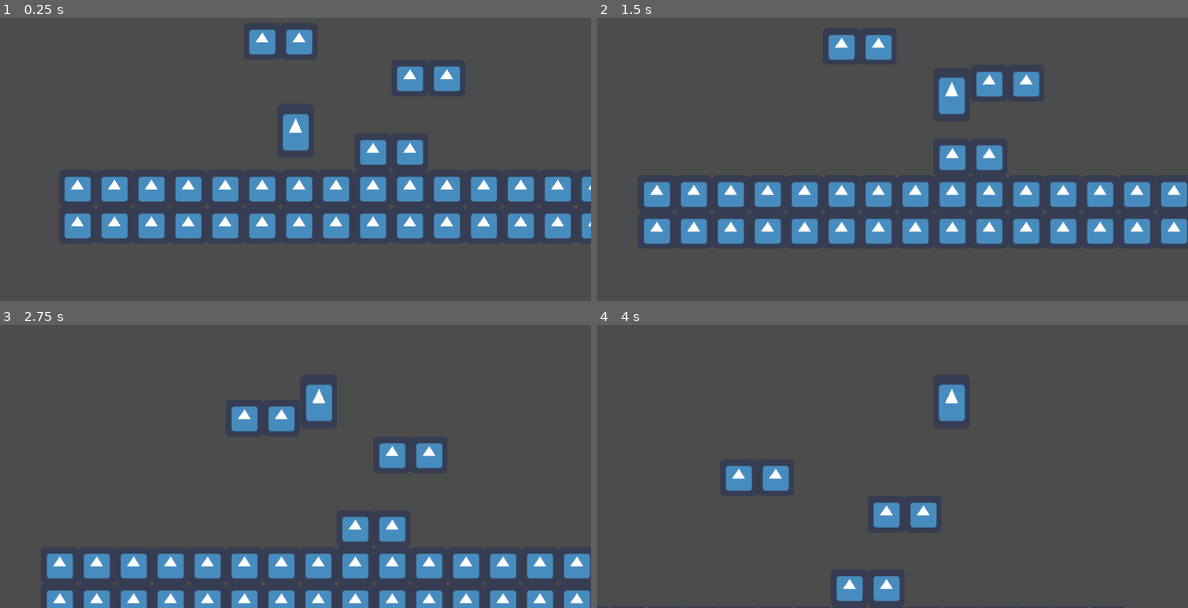
Above: before the commit, frames 1-4 (two rows, left to right).
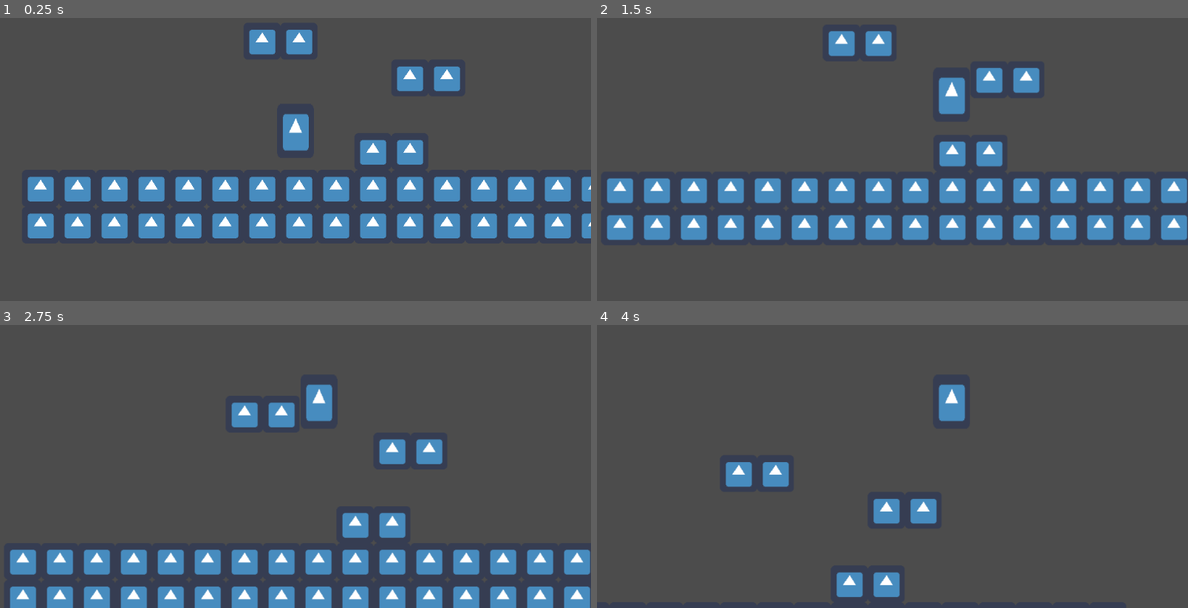
Above: after the commit, the same moments.

Repository: GorinichSerpant/RootCause
Game: Godot game, scene res://World/World.tscn
Same seed, same stepped clock (60 frames per second), same inputs: the game is played once before the commit and once after it. The engine's default icon, where the game draws it, is replaced by a stand-in: a white triangle on a blue panel in a dark square.
Inputs:
- Up to frame 1 (0.25 s): no input
- Up to frame 2 (1.5 s): hold Right (move_right) from 0.53 s (still down); tap W (jump) at 0.77 s
- Up to frame 3 (2.75 s): tap W (jump) at 1.52 s; release Right (move_right) at 2.03 s; hold Left (move_left) from 2.03 s (still down)
- Up to frame 4 (4 s): release Left (move_left) at 2.78 s; hold Right (move_right) from 2.78 s (still down); tap W (jump) at 3.02, 3.77 s

The runs differ from the first frame. In frame 1, 0.8% of the frame differs, in the area x 4-10%, y 55-78%; in frame 2, 7.9%, in the area x 1-100%, y 4-80%; in frame 3, 7.0%; in frame 4, 1.2%.

Commit message:
got rid of floor object

Diff:
--- a/World/World.tscn
+++ b/World/World.tscn
@@ -28,32 +28,36 @@
 "shape_transform": Transform2D( 1, 0, 0, 1, 0, 0 )
 } ]
 0/z_index = 0
-
-[sub_resource type="RectangleShape2D" id=1]
-extents = Vector2( 549, 50.5 )
+1/name = "icon.png 1"
+1/texture = ExtResource( 2 )
+1/tex_offset = Vector2( 0, 0 )
+1/modulate = Color( 1, 1, 1, 1 )
+1/region = Rect2( 64, 32, 96, 96 )
+1/tile_mode = 1
+1/autotile/bitmask_mode = 0
+1/autotile/bitmask_flags = [ Vector2( 0, 0 ), 256, Vector2( 1, 0 ), 320 ]
+1/autotile/icon_coordinate = Vector2( 0, 0 )
+1/autotile/tile_size = Vector2( 32, 32 )
+1/autotile/spacing = 0
+1/autotile/occluder_map = [  ]
+1/autotile/navpoly_map = [  ]
+1/autotile/priority_map = [  ]
+1/autotile/z_index_map = [  ]
+1/occluder_offset = Vector2( 0, 0 )
+1/navigation_offset = Vector2( 0, 0 )
+1/shape_offset = Vector2( 0, 0 )
+1/shape_transform = Transform2D( 1, 0, 0, 1, 0, 0 )
+1/shape_one_way = false
+1/shape_one_way_margin = 0.0
+1/shapes = [  ]
+1/z_index = 0
 
 [node name="World" type="Node2D"]
 
 [node name="Enivroment" type="TileMap" parent="."]
 tile_set = SubResource( 3 )
 format = 1
-tile_data = PoolIntArray( 262149, 0, 0, 262150, 0, 0, 327689, 0, 0, 327690, 0, 0, 458760, 0, 0, 458761, 0, 0, 524288, 0, 0, 524289, 0, 0, 524290, 0, 0, 524291, 0, 0, 524292, 0, 0, 524293, 0, 0, 524294, 0, 0, 524295, 0, 0, 524296, 0, 0, 524297, 0, 0, 524298, 0, 0, 524299, 0, 0, 524300, 0, 0, 524301, 0, 0, 524302, 0, 0, 524303, 0, 0, 589824, 0, 0, 589825, 0, 0, 5898 …(192 unchanged characters)…
-
-[node name="Floor" type="StaticBody2D" parent="."]
-visible = false
-position = Vector2( 411, 535 )
-__meta__ = {
-"_edit_group_": true
-}
-
-[node name="Sprite" type="Sprite" parent="Floor"]
-position = Vector2( 118, 21.5 )
-scale = Vector2( 17.1875, 1.67188 )
-texture = ExtResource( 2 )
-
-[node name="CollisionShape2D" type="CollisionShape2D" parent="Floor"]
-position = Vector2( 115, 20.5 )
-shape = SubResource( 1 )
+tile_data = PoolIntArray( 262149, 0, 0, 262150, 0, 0, 327689, 0, 0, 327690, 0, 0, 458760, 0, 0, 458761, 0, 0, 589823, 0, 0, 524288, 0, 0, 524289, 0, 0, 524290, 0, 0, 524291, 0, 0, 524292, 0, 0, 524293, 0, 0, 524294, 0, 0, 524295, 0, 0, 524296, 0, 0, 524297, 0, 0, 524298, 0, 0, 524299, 0, 0, 524300, 0, 0, 524301, 0, 0, 524302, 0, 0, 524303, 0, 0, 655359, 0, 0, 589824, 0, 0, 589825, 0, 0, 5898 …(192 unchanged characters)…
 
 [node name="Player" parent="." instance=ExtResource( 1 )]
 position = Vector2( 410, 440 )
Not shown: 1 places in World/World.tscn that only renumber resources
